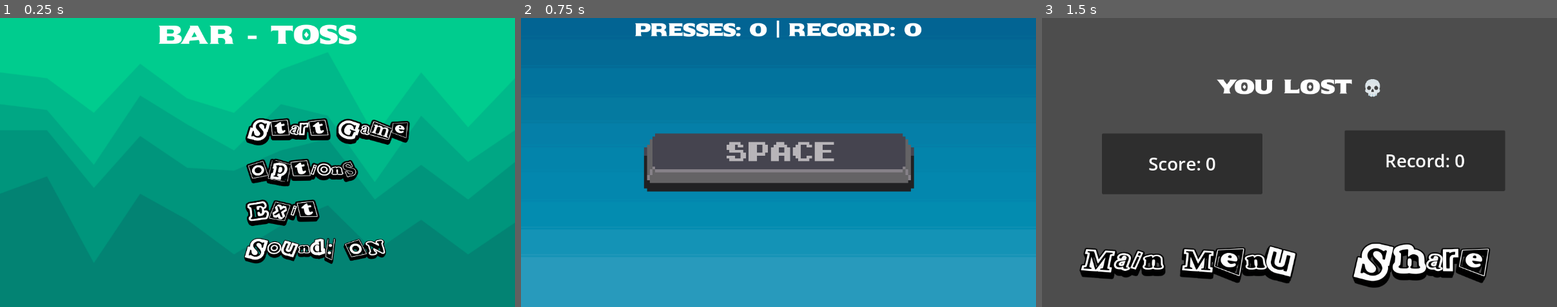
Above: before the commit, frames 1-3 (left to right).
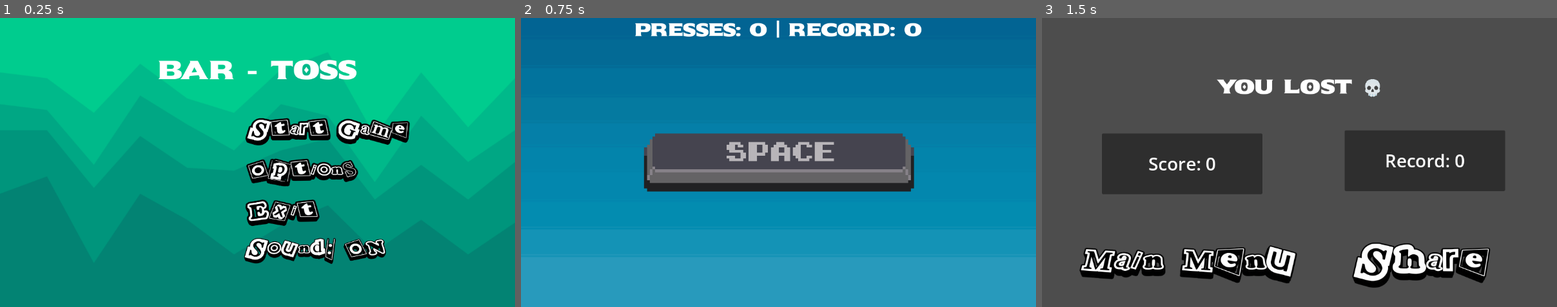
Above: after the commit, the same moments.

Repository: Xhand98/BarToss
Game: Godot game, scene res://scenes/StartMenu/StartMenu.tscn
Two runs of this game, one before a commit and one after it. Both use one fixed random seed, a clock stepped at 60 frames per second and the inputs below. Before the commit the project has no main scene; this scene is started directly in both runs. Sound files missing from this copy of the repository are replaced by a short silence.
Inputs (mouse positions are in pixels of both pictures, inside the frame that each line leads up to):
- Up to frame 1 (0.25 s): no input
- Up to frame 2 (0.75 s): click (850, 133) at 0.5 s
- Up to frame 3 (1.5 s): click (1299, 162) at 1.25 s

The runs differ from the first frame. In frame 1, 2.9% of the frame differs, in the area x 30-70%, y 2-22%; in frame 2, nothing differs; in frame 3, nothing differs.

Commit message:
fix: readme and resolution

Diff:
--- a/project.godot
+++ b/project.godot
@@ -11,6 +11,7 @@
 [application]
 
 config/name="BarToss"
+run/main_scene="uid://cej7d47srop8f"
 config/features=PackedStringArray("4.6", "GL Compatibility")
 config/icon="res://icon.svg"
 
--- a/scenes/Game/Game.tscn
+++ b/scenes/Game/Game.tscn
@@ -76,28 +76,15 @@
 texture = ExtResource("2_f8ls4")
 
 [node name="AnimationPlayer" type="AnimationPlayer" parent="World" unique_id=871957787]
-root_node = NodePath("../CenterContainer/AnimatedSprite2D")
+root_node = NodePath("../CenterContainer/TextureButton/AnimatedSprite2D")
 
 [node name="CenterContainer" type="CenterContainer" parent="World" unique_id=634932375]
 layout_mode = 1
 anchors_preset = 15
 anchor_right = 1.0
 anchor_bottom = 1.0
-offset_right = 4.0
 grow_horizontal = 2
 grow_vertical = 2
-
-[node name="AnimatedSprite2D" type="AnimatedSprite2D" parent="World/CenterContainer" unique_id=1716267998]
-texture_filter = 1
-texture_repeat = 1
-position = Vector2(576.99994, 324)
-scale = Vector2(6.1547627, 6.1547627)
-sprite_frames = SubResource("SpriteFrames_tt4u6")
-animation = &"press"
-speed_scale = 15.0
-
-[node name="AudioStreamPlayer" type="AudioStreamPlayer" parent="World/CenterContainer/AnimatedSprite2D" unique_id=1595558505]
-stream = ExtResource("4_1asa3")
 
 [node name="TextureButton" type="TextureButton" parent="World/CenterContainer" unique_id=15269716]
 texture_filter = 1
@@ -106,6 +93,19 @@
 layout_mode = 2
 size_flags_horizontal = 4
 stretch_mode = 0
+
+[node name="AnimatedSprite2D" type="AnimatedSprite2D" parent="World/CenterContainer/TextureButton" unique_id=1716267998]
+texture_filter = 1
+texture_repeat = 1
+position = Vector2(300.99994, 100)
+scale = Vector2(6.1547627, 6.1547627)
+sprite_frames = SubResource("SpriteFrames_tt4u6")
+animation = &"press"
+speed_scale = 15.0
+
+[node name="AudioStreamPlayer" type="AudioStreamPlayer" parent="World/CenterContainer/TextureButton/AnimatedSprite2D" unique_id=1595558505]
+stream = ExtResource("4_1asa3")
+volume_db = -5.0
 
 [node name="VBoxContainer" type="VBoxContainer" parent="World" unique_id=1286501771]
 layout_mode = 1
@@ -130,9 +130,10 @@
 
 [node name="fire_mode" type="AudioStreamPlayer" parent="." unique_id=135797314]
 stream = ExtResource("6_50swi")
+volume_db = -8.0
 
 [connection signal="press_change" from="." to="World/VBoxContainer" method="_on_control_press_change"]
-[connection signal="animation_finished" from="World/CenterContainer/AnimatedSprite2D" to="." method="_on_animated_sprite_2d_animation_finished"]
 [connection signal="button_down" from="World/CenterContainer/TextureButton" to="." method="_on_texture_button_button_down"]
+[connection signal="animation_finished" from="World/CenterContainer/TextureButton/AnimatedSprite2D" to="." method="_on_animated_sprite_2d_animation_finished"]
 [connection signal="timeout" from="Timer" to="." method="_on_timer_timeout"]
 [connection signal="finished" from="fire_mode" to="." method="_on_fire_mode_finished"]
--- a/scenes/StartMenu/StartMenu.tscn
+++ b/scenes/StartMenu/StartMenu.tscn
@@ -55,7 +55,8 @@
 size_flags_vertical = 1
 theme_override_fonts/font = ExtResource("3_iw7ny")
 theme_override_font_sizes/font_size = 58
-text = "Bar - Toss"
+text = "
+Bar - Toss"
 horizontal_alignment = 1
 
 [node name="VBoxContainer3" type="VBoxContainer" parent="." unique_id=1447255677]
--- a/scripts/game.gd
+++ b/scripts/game.gd
@@ -1,8 +1,8 @@
 extends Control
 
 var savePath: String = "user://userdata.save"
-@onready var animated_sprite_2d: AnimatedSprite2D = $World/CenterContainer/AnimatedSprite2D
-@onready var audio_stream_player: AudioStreamPlayer = $World/CenterContainer/AnimatedSprite2D/AudioStreamPlayer
+@onready var animated_sprite_2d: AnimatedSprite2D = $World/CenterContainer/TextureButton/AnimatedSprite2D
+@onready var audio_stream_player: AudioStreamPlayer = $World/CenterContainer/TextureButton/AnimatedSprite2D/AudioStreamPlayer
 @onready var world: Control = $World
 @onready var timer: Timer = $Timer
 @onready var fire_song: AudioStreamPlayer = $fire_mode
Not shown, changed: README.md
